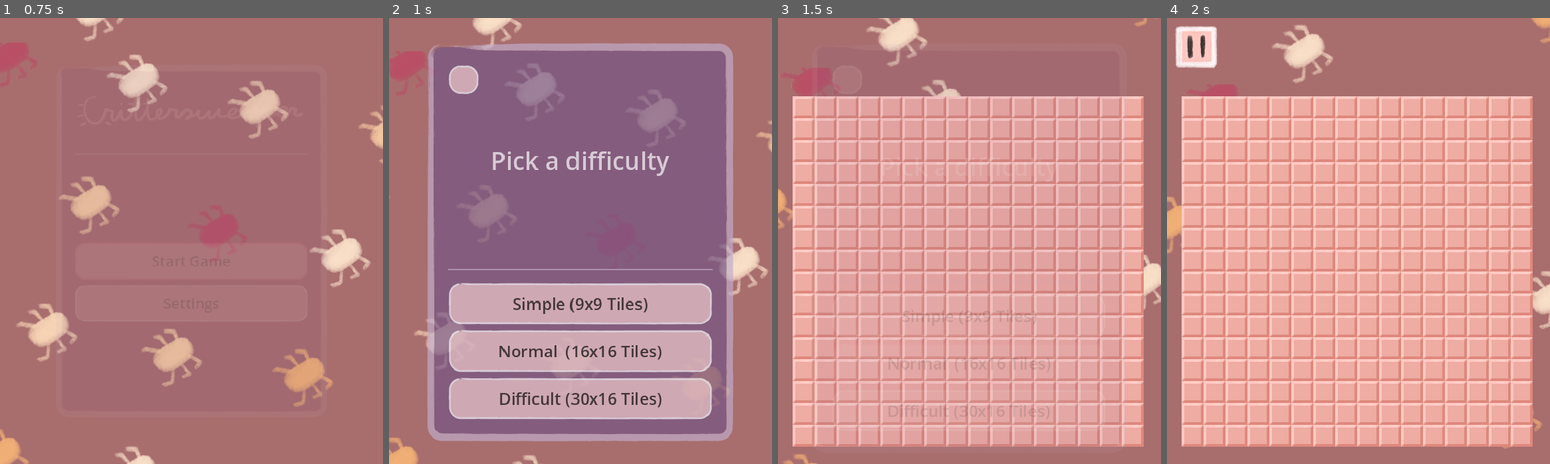
Above: before the commit, frames 1-4 (left to right).
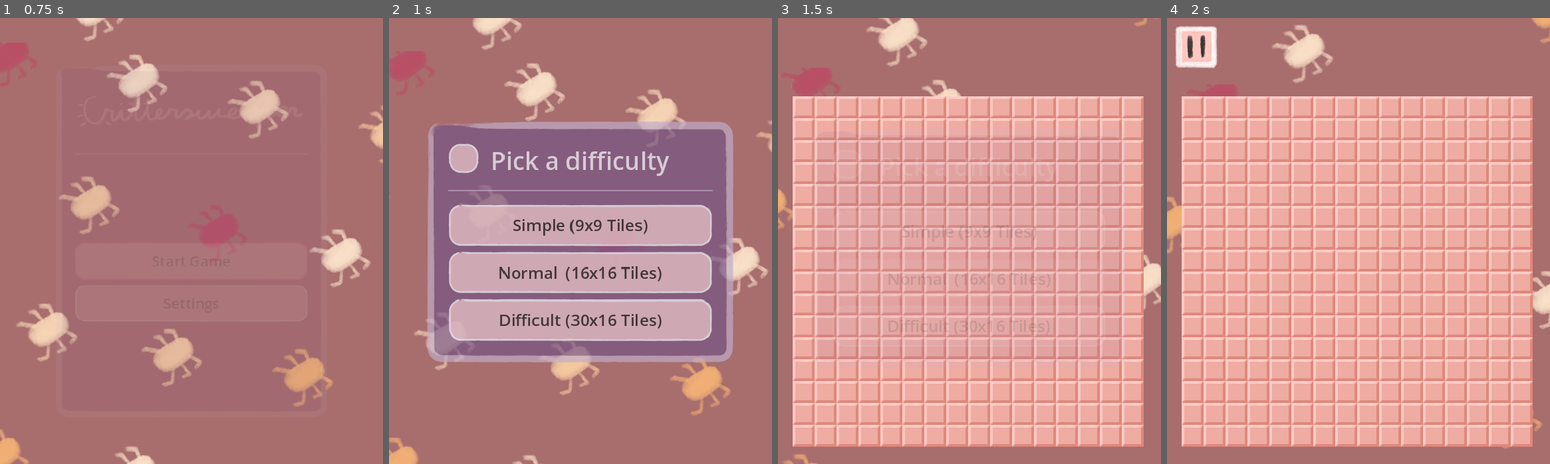
Above: after the commit, the same moments.

Repository: Somebud0180/CritterSweeper
Game: Godot game, scene res://scenes/menu.tscn
Same seed, same stepped clock (60 frames per second), same inputs: the game is played once before the commit and once after it.
Inputs:
- Up to frame 1 (0.75 s): click "Start Game" at 0.5 s
- Up to frame 2 (1 s): no input
- Up to frame 3 (1.5 s): click "Normal (16x16 Tiles)" at 1.25 s
- Up to frame 4 (2 s): no input

Frame 1 is identical in both runs. In frame 2, 48% of the frame differs, in the area x 10-90%, y 5-95%; in frame 3, 1.1%; in frame 4, nothing differs.

Commit message:
Fixed fit to screen sizing not considering width

Diff:
--- a/scenes/menu.tscn
+++ b/scenes/menu.tscn
@@ -986,6 +986,7 @@
 
 [node name="DifficultyPicker" type="MarginContainer" parent="MenuLayer/DifficultyPickerContainer"]
 layout_mode = 2
+size_flags_vertical = 4
 mouse_filter = 2
 
 [node name="PanelContainer" type="PanelContainer" parent="MenuLayer/DifficultyPickerContainer/DifficultyPicker"]
--- a/scripts/game.gd
+++ b/scripts/game.gd
@@ -11,7 +11,6 @@
 @export var toast: Panel
 @export var grid: GridContainer
 @export var grid_aspect: AspectRatioContainer
-@export var center_container: CenterContainer
 @export var scroll_container: ScrollContainer
 var tiles = [] # 2D array to store tile instances
 var first_click_done = false
@@ -56,12 +55,13 @@
 	var calculated_tile_size: float = 0
 
 	if tile_size_setting <= 0:
-		var viewport_size = center_container.size
+		var viewport_size = scroll_container.size
 
 		if tile_size_setting == -1:
 			# Fit to screen (both width and height)
-			var size_by_height = scroll_container.size.y / rows
-			calculated_tile_size = min(size_by_height, size_by_height)
+			var size_by_width = viewport_size.x / columns
+			var size_by_height = viewport_size.y / rows
+			calculated_tile_size = min(size_by_width, size_by_height)
 		else: # tile_size_setting == 0
 			# Fit to screen width only
 			calculated_tile_size = viewport_size.x / columns
Not shown, changed: export_presets.cfg
